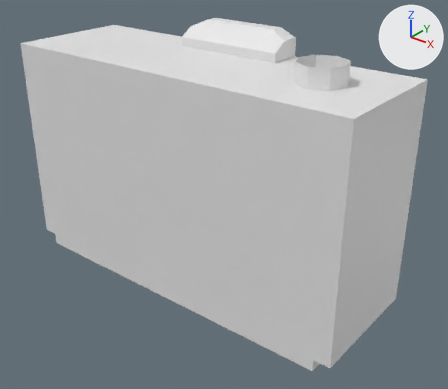
Before and after pictures for a commit that changed the FBX model 3D_Stuff/Models/1961_Canonet_Camera.fbx.
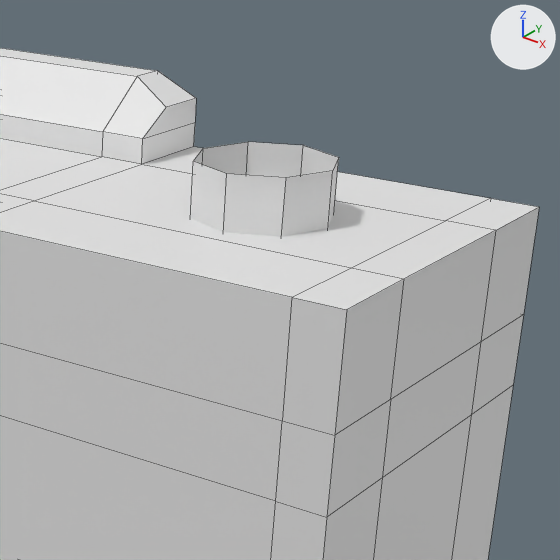
There are two pictures of each version: one whole from a 50 mm camera at (4.87, -5.73, 3.4) aimed at (0.27, 0.02, -0.17), one close up on the part from 49% to 97% of the width and 0% to 55% of the height. Every picture has the same lights, and +X, +Y and +Z are marked at upper right. The close-ups show mesh edges as thin lines. Where no turn or scale is listed for an object, it has been applied to the vertices. Vertices at the same position are counted once.

The older version as bpy lines, for what is in view:
```python
me_cube_001 = bpy.data.meshes.new('Cube.001')
me_cube_001.from_pydata(...)  # 163 vertices, 161 faces; spans x -2.56..2.46, y -0.84..0.84, z -1.46..1.9
me_cube_001.materials.append(mat_material_001)  # its picture is missing
me_cylinder = bpy.data.meshes.new('Cylinder')
me_cylinder.from_pydata(...)  # 18 vertices, 8 faces; spans x -0.301..0.301, y -0.301..0.301, z -0.146..0.146
me_cylinder.materials.append(mat_material_001)  # its picture is missing
ob_cube = bpy.data.objects.new('Cube', me_cube_001)
ob_cube.location = (0.0, 0.0, 0.0)
ob_cylinder = bpy.data.objects.new('Cylinder', me_cylinder)
ob_cylinder.location = (1.623, 0.0, 1.662)
```
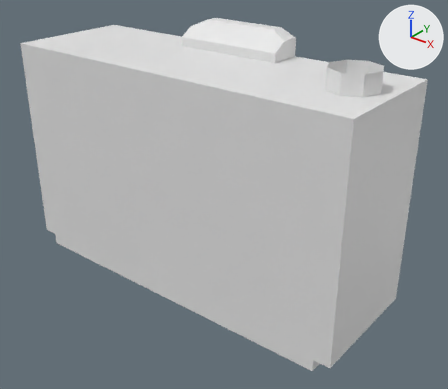
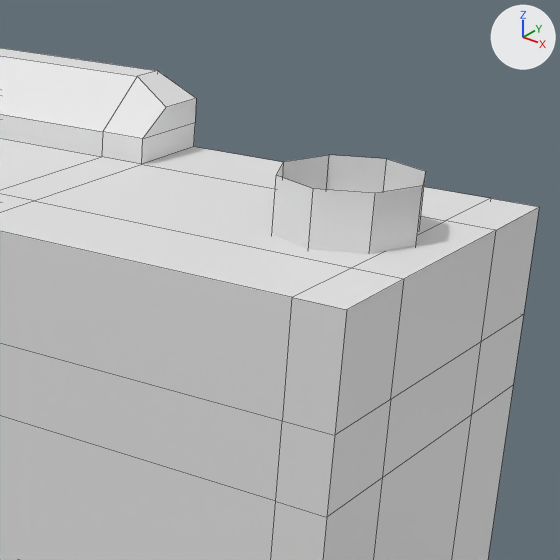
The edits, one by one:
me_cylinder has 18 vertices, 8 faces and spans x -0.301..0.301, y -0.301..0.301, z -0.146..0.146.
me_cylinder is used by ob_cylinder; location (1.623, 0.0, 1.662).
me_cylinder part 1: the whole mesh is moved by (2.0, -1.297, 0.0).
Object 'Cylinder' (ob_cylinder) moves from (1.623, 0.0, 1.662) to (0.0, 1.305, 1.662).

Changed parts and their boxes (x1, y1, x2, y2) in the close-ups (560 x 560 px):
'Cylinder', moved
    before: (190, 142, 339, 237)
    after: (272, 155, 426, 254)
